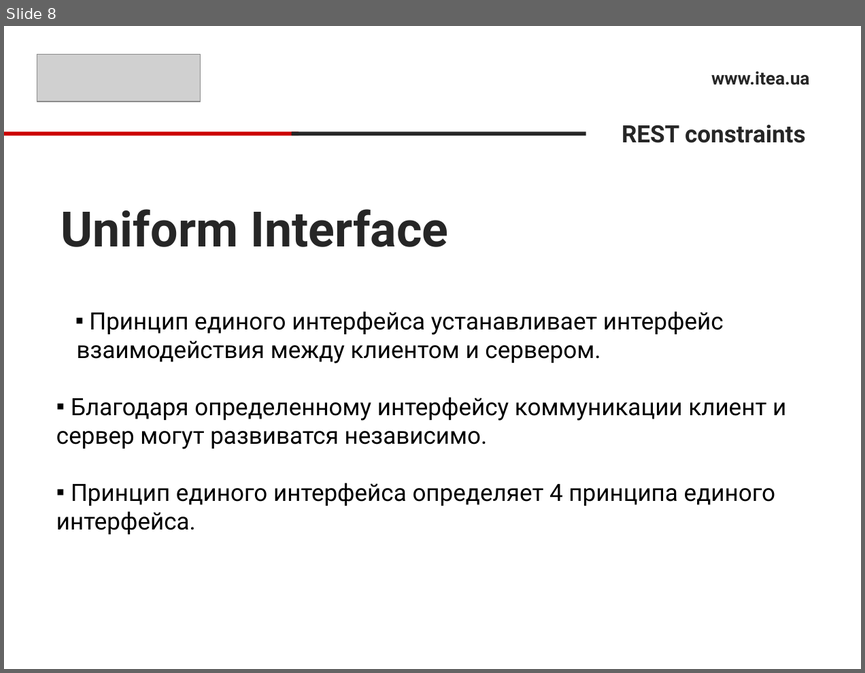
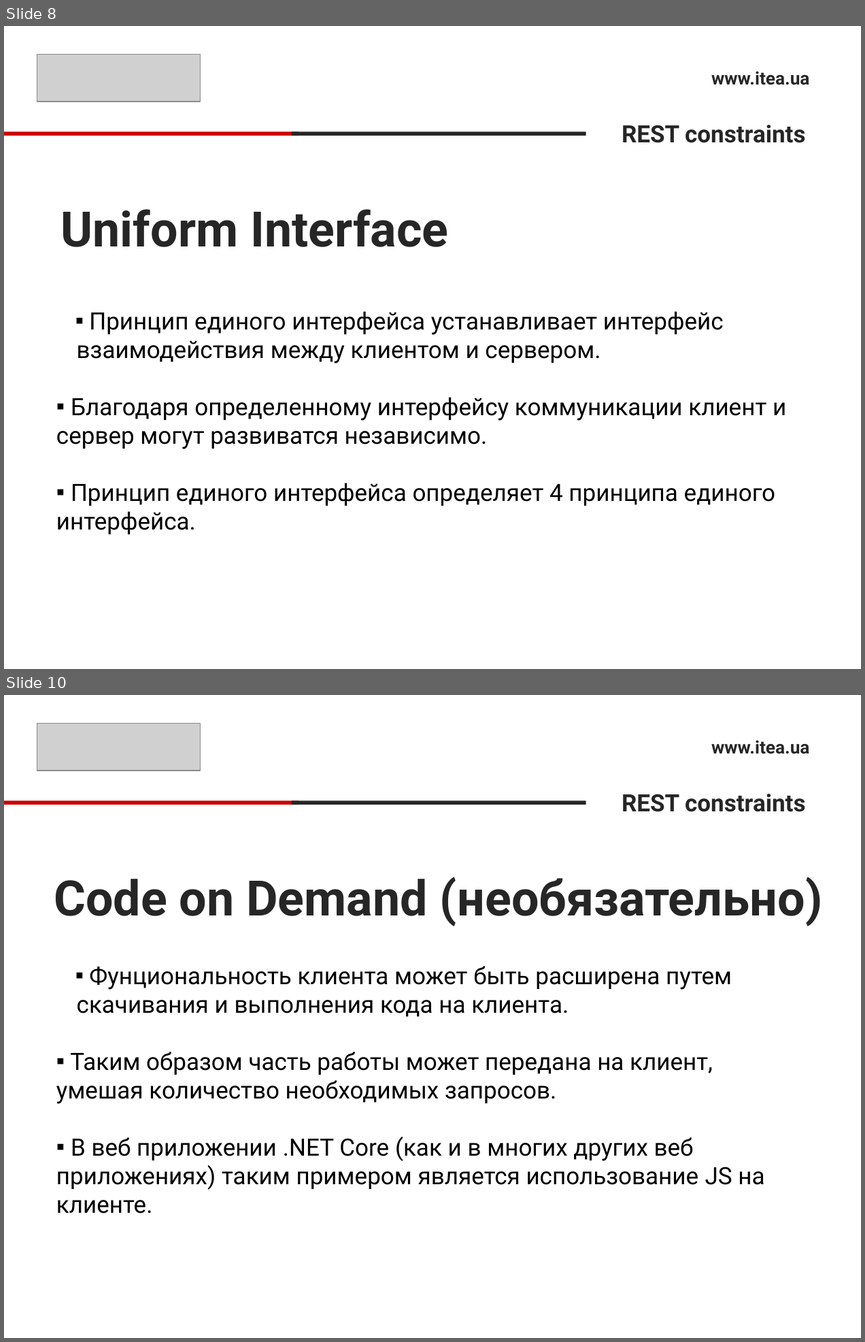
Before and after one commit to sonnov/NetCore, a slide deck: 5.Controller/Controller.pptx. Shown one above the other, each under a label of ours: slide 8 before the commit, slides 8 and 10 after it; the slides between them are not shown. The pictures are 865x673 and 865x1342 pixels, drawn with LibreOffice and Linux fonts; fonts in the diff are those of the drawing; grey boxes stand for pictures. Boxes give left, top, right and bottom in pixels: in the first picture for what was removed or moved away, otherwise in the second. Text is boxed around its words. In the diff, an @@ line names an element or a change of style, - is before the commit and + after.

```diff
--- a/5.Controller/Controller.pptx
+++ b/5.Controller/Controller.pptx
@@ slide 10 added at <box>4,695,861,1338</box>, background #FFFFFF @@
@@ picture added at <box>37,724,201,770</box> @@
@@ text added at <box>711,740,809,754</box>, 15 pt, text #262626, bold @@
+www.itea.ua
@@ text added at <box>621,794,805,812</box>, 20 pt, text #262626, bold @@
+REST constraints
@@ rectangle added at <box>4,800,298,804</box>, fill #CC0000 @@
@@ rectangle added at <box>291,800,586,804</box>, fill #262626 @@
@@ title added at <box>54,877,823,926</box>, 41 pt, text #262626, bold @@
+Code on Demand (необязательно)
@@ text added at <box>56,966,764,1213</box>, 20 pt, text #000000 @@
+▪ Фунциональность клиента может быть расширена путем скачивания и выполнения кода на клиента.
+▪ Таким образом часть работы может передана на клиент, умешая количество необходимых запросов.
+▪ В веб приложении .NET Core (как и в многих других веб приложениях) таким примером является использование JS на клиенте.
```
Also in this commit, not shown: 1 slide changed, 6 other slides added, 9 slides removed.
